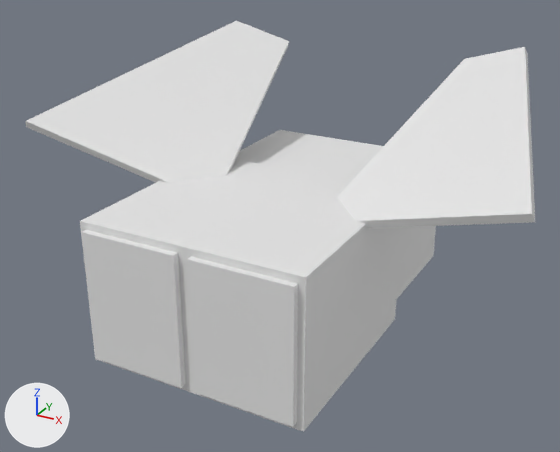
One commit to the FBX model Assets/Resources/Models/Firefly.fbx: the scene before it, then after it.
Both versions are drawn from a camera (50 mm lens) standing at (1.197, -1.974, 1.447) and looking at (-0.016, 0.23, 0.344). The axes (+X, +Y, +Z) are drawn at lower left. The lights are the same throughout.

The scene before the commit, as lines of its bpy script (objects in view):
```python
me_fly = bpy.data.meshes.new('Fly')
me_fly.from_pydata(...)  # 68 vertices, 60 faces; spans x -0.89..0.89, y -0.38..0.98, z 0.01..0.91
ob_fly = bpy.data.objects.new('Fly', me_fly)
ob_fly.location = (0.0, 0.0, 0.0)
```
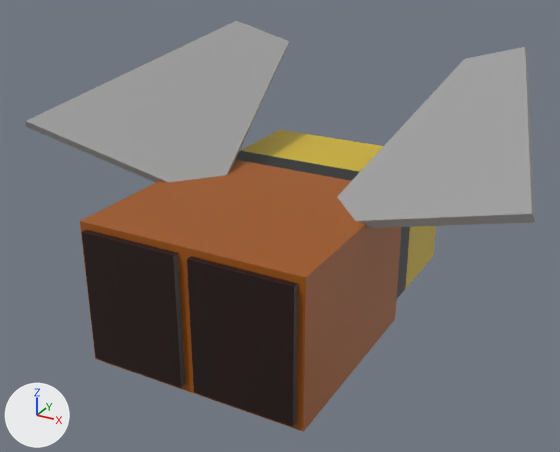
Changed parts and their boxes [x1, y1, x2, y2] in the pictures (560 x 452 px):
part 1 of me_fly, recoloured (white to brown)
    both: [80, 160, 401, 432]
part 2 of me_fly, recoloured (white to black)
    both: [235, 151, 410, 298]
part 3 of me_fly, recoloured (grey to black)
    both: [82, 230, 298, 427]
part 4 of me_fly, recoloured (white to grey)
    both: [25, 21, 535, 228]
part 5 of me_fly, recoloured (white to yellow)
    both: [240, 130, 436, 289]

The edits, one by one:
Material 'Material.007' (mat_material_007) is new.
Its base color is (0.016, 0.00323, 0.00243) (black #220b08).
Material 'Lamp' (mat_lamp) is new.
Its base color is (0.627, 0.455, 0.0257) (yellow #cfb42c).
Material 'Material.010' (mat_material_010) is new.
Its base color is (0.351, 0.351, 0.351) (grey #a0a0a0).
Material 'Body' (mat_body) is new.
Its base color is (0.351, 0.0929, 0.00508) (brown #a05610).
Material 'Material.009' (mat_material_009) is new.
Its base color is (0.0147, 0.0147, 0.0147) (black #202020).
me_fly has 68 vertices, 60 faces and spans x -0.89..0.89, y -0.38..0.98, z 0.01..0.91.
me_fly is used by ob_fly; location (0.0, 0.0, 0.0).
me_fly part 1: all 18 faces centred in x -0.39..0.39, y -0.36..0.36, z 0.01..0.51 switch from no material to mat_body (brown #a05610).
me_fly part 2: all 12 faces centred in x -0.36..0.36, y 0.43..0.51, z 0.05..0.48 switch from no material to mat_material_009 (black #202020).
me_fly part 3: all 10 faces centred in x -0.36..0.36, y -0.38..-0.37, z 0.04..0.49 switch from no material to mat_material_007 (black #220b08).
me_fly part 4: all 12 faces centred in x -0.75..0.75, y 0.01..0.95, z 0.56..0.86 switch from no material to mat_material_010 (grey #a0a0a0).
me_fly part 5: all 8 faces centred in x -0.36..0.36, y 0.69..0.86, z 0.05..0.48 switch from no material to mat_lamp (yellow #cfb42c).
